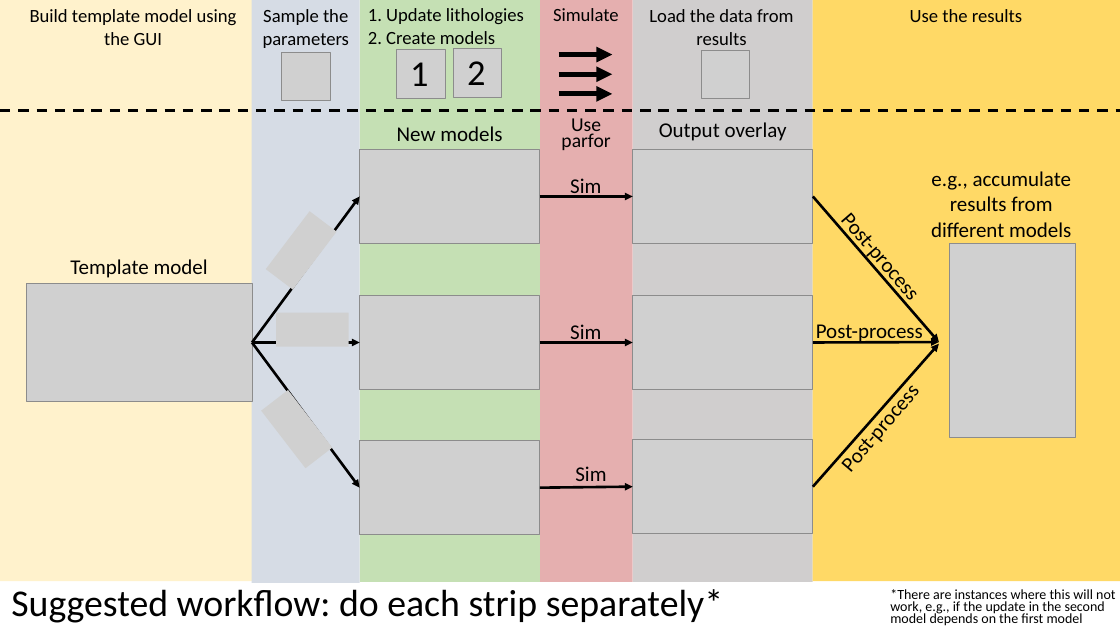
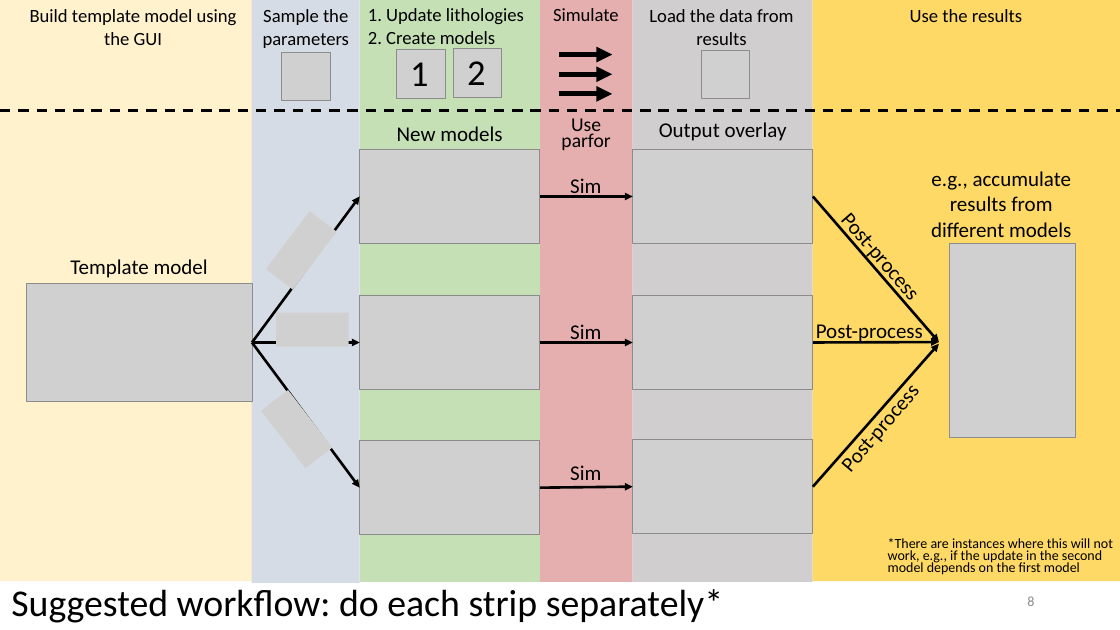
Before and after one commit to MosGeo/BPSMAutoToolbox, a slide deck: slide 8 of Workshop/19.01.23 PM Toolbox Workshop.pptx. Drawn at 1120x630 pixels with LibreOffice and Linux fonts; fonts in the diff are those of the drawing; grey boxes stand for pictures; background and template pictures are left out. Boxes give left, top, right and bottom in pixels: in the first picture for what was removed or moved away, otherwise in the second. Text is boxed around its words. In the diff, an @@ line names an element or a change of style, - is before the commit and + after.

```diff
--- a/Workshop/19.01.23 PM Toolbox Workshop.pptx
+++ b/Workshop/19.01.23 PM Toolbox Workshop.pptx
@@ text "Sim": place and size @@
-text "Sim" at <box>575,466,606,488</box>
+text "Sim" at <box>570,465,601,487</box>
@@ text "*There are instances where this ...": place and size @@
-text "*There are instances where this ..." at <box>890,589,1115,626</box>
+text "*There are instances where this ..." at <box>888,538,1113,575</box>
@@ page number added at <box>1027,596,1034,606</box>, 12 pt, text #8C8C8C @@
+8
```
Also in this commit, not shown: 13 other slides changed, 2 other files.
